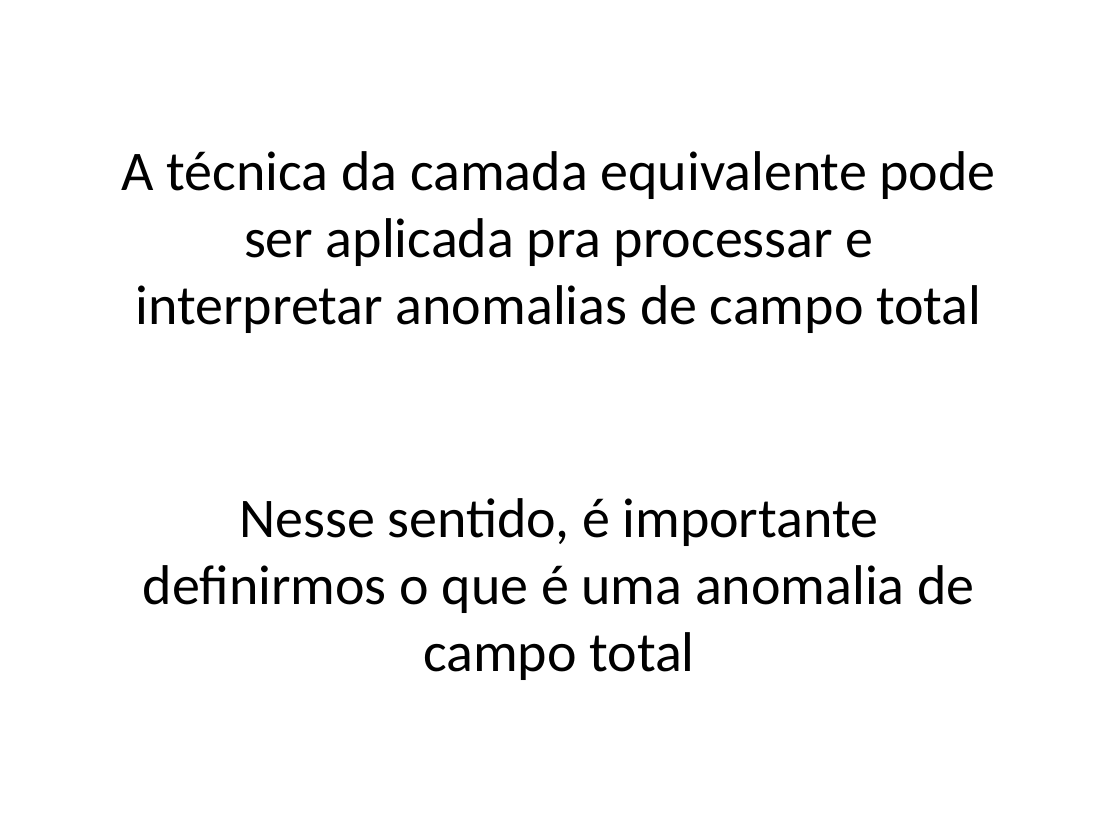
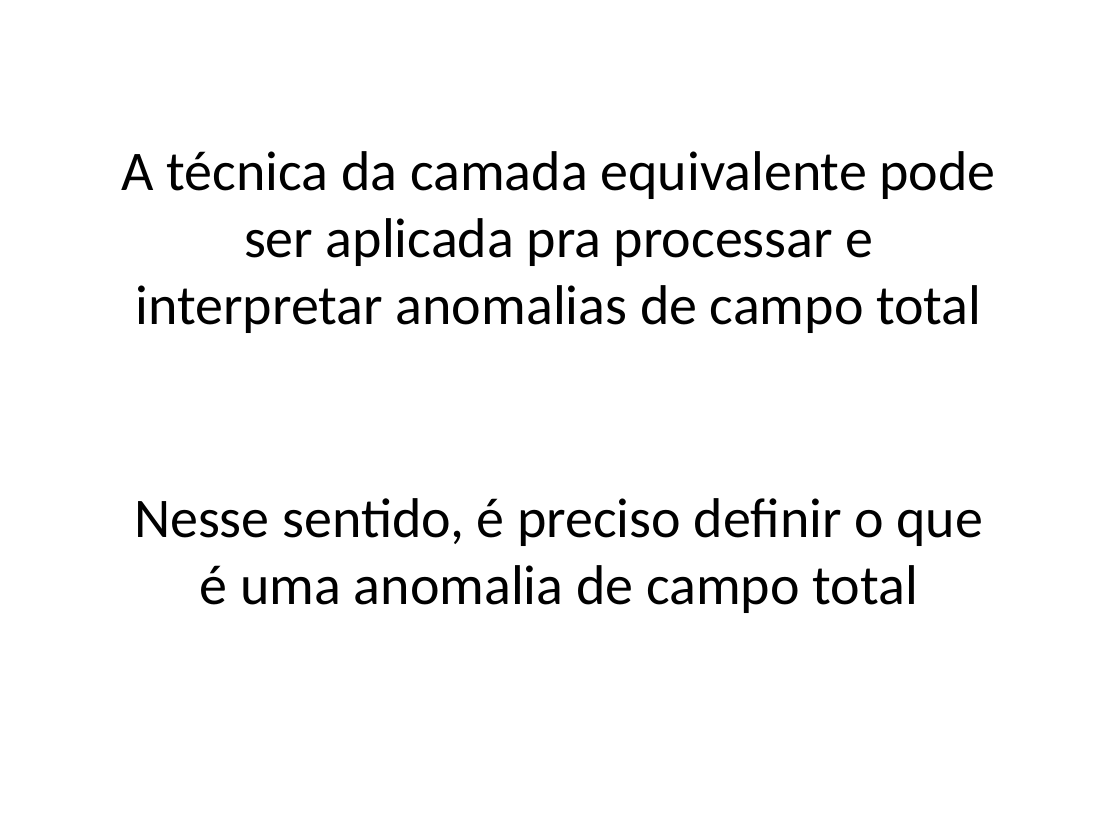
Before and after one commit to pinga-lab/CE-VII-SimBGf-2016, a slide deck: slide 4 of slides/4_anomalia_campo_total.pptx. Drawn at 1120x840 pixels with LibreOffice and Linux fonts; fonts in the diff are those of the drawing. Boxes give left, top, right and bottom in pixels: in the first picture for what was removed or moved away, otherwise in the second. Text is boxed around its words. In the diff, an @@ line names an element or a change of style, - is before the commit and + after.

Commit message:
descricao das componentes do campo geomagnetico

```diff
--- a/slides/4_anomalia_campo_total.pptx
+++ b/slides/4_anomalia_campo_total.pptx
@@ text at bbox=[134, 498, 984, 613]: text changed @@
-Nesse sentido, é importante definirmos o que é uma anomalia de campo total
+Nesse sentido, é preciso definir o que é uma anomalia de campo total
```
Also in this commit, not shown: 2 other slides changed, 6 slides added.
